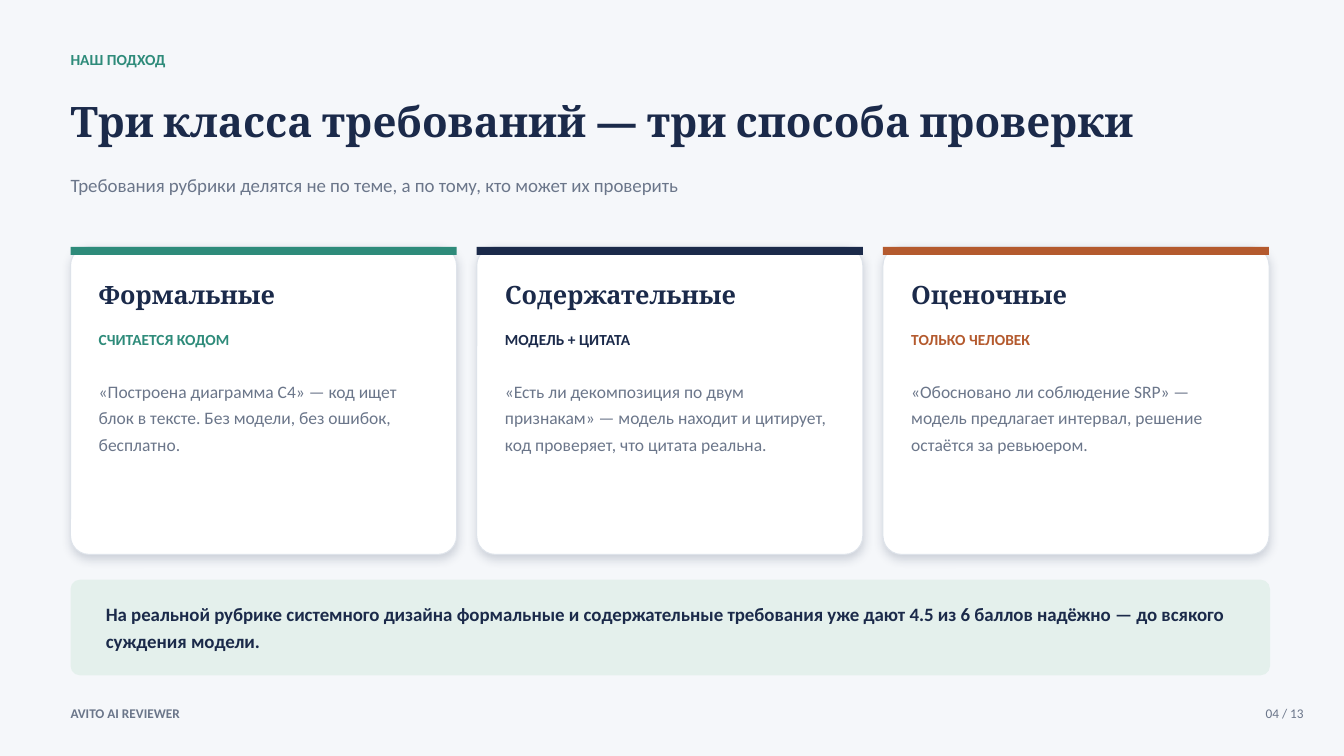
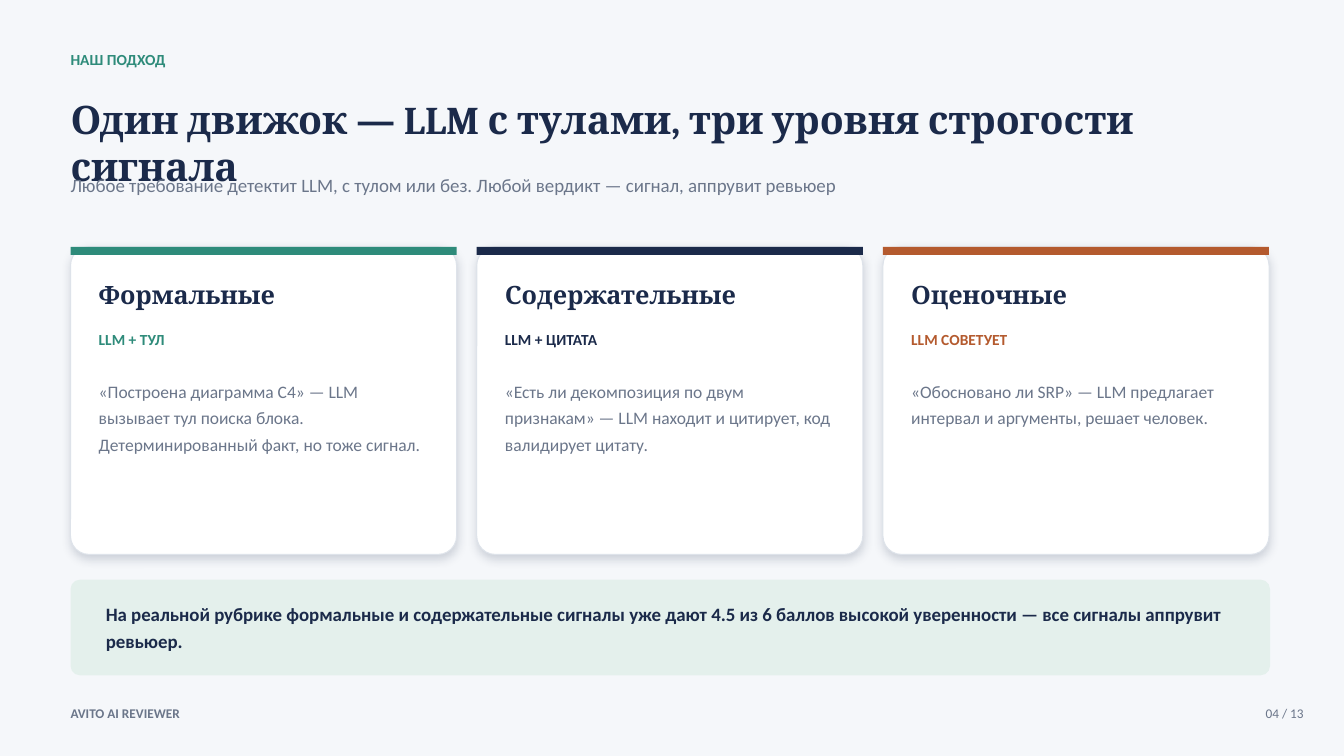
Before and after one commit to matvej-melikhov/avito-aith-hackaton, a slide deck: slide 4 of checkpoint/01-presentation/avito-ai-reviewer-checkpoint-04-09.pptx. Drawn at 1344x756 pixels with LibreOffice and Linux fonts; fonts in the diff are those of the drawing. Boxes give left, top, right and bottom in pixels: in the first picture for what was removed or moved away, otherwise in the second. Text is boxed around its words. In the diff, an @@ line names an element or a change of style, - is before the commit and + after.

Commit message:
checkpoint: LLM с тулами детектит все нарушения как сигналы, аппрув ревьюера для любых

```diff
--- a/checkpoint/01-presentation/avito-ai-reviewer-checkpoint-04-09.pptx
+++ b/checkpoint/01-presentation/avito-ai-reviewer-checkpoint-04-09.pptx
@@ text at [71, 105, 1134, 192]: text changed; size 30 to 28 pt @@
-Три класса требований — три способа проверки
+Один движок — LLM с тулами, три уровня строгости сигнала
@@ text at [71, 176, 836, 195]: text changed @@
-Требования рубрики делятся не по теме, а по тому, кто может их проверить
+Любое требование детектит LLM, с тулом или без. Любой вердикт — сигнал, аппрувит ревьюер
@@ text at [99, 335, 165, 345]: text changed @@
-СЧИТАЕТСЯ КОДОМ
+LLM + ТУЛ
@@ text at [505, 335, 597, 348]: text changed @@
-МОДЕЛЬ + ЦИТАТА
+LLM + ЦИТАТА
@@ text at [911, 335, 1007, 345]: text changed @@
-ТОЛЬКО ЧЕЛОВЕК
+LLM СОВЕТУЕТ
@@ text at [99, 386, 420, 454]: text changed @@
-«Построена диаграмма C4» — код ищет блок в тексте. Без модели, без ошибок, бесплатно.
+«Построена диаграмма C4» — LLM вызывает тул поиска блока. Детерминированный факт, но тоже сигнал.
@@ text at [505, 387, 830, 454]: text changed @@
-«Есть ли декомпозиция по двум признакам» — модель находит и цитирует, код проверяет, что цитата реальна.
+«Есть ли декомпозиция по двум признакам» — LLM находит и цитирует, код валидирует цитату.
@@ text at [911, 386, 1213, 427]: text changed @@
-«Обосновано ли соблюдение SRP» — модель предлагает интервал, решение остаётся за ревьюером.
+«Обосновано ли SRP» — LLM предлагает интервал и аргументы, решает человек.
@@ text at [106, 608, 1220, 651]: text changed @@
-На реальной рубрике системного дизайна формальные и содержательные требования уже дают 4.5 из 6 баллов надёжно — до всякого суждения модели.
+На реальной рубрике формальные и содержательные сигналы уже дают 4.5 из 6 баллов высокой уверенности — все сигналы аппрувит ревьюер.
```
Also in this commit, not shown: 1 other slide changed, 3 other files.
